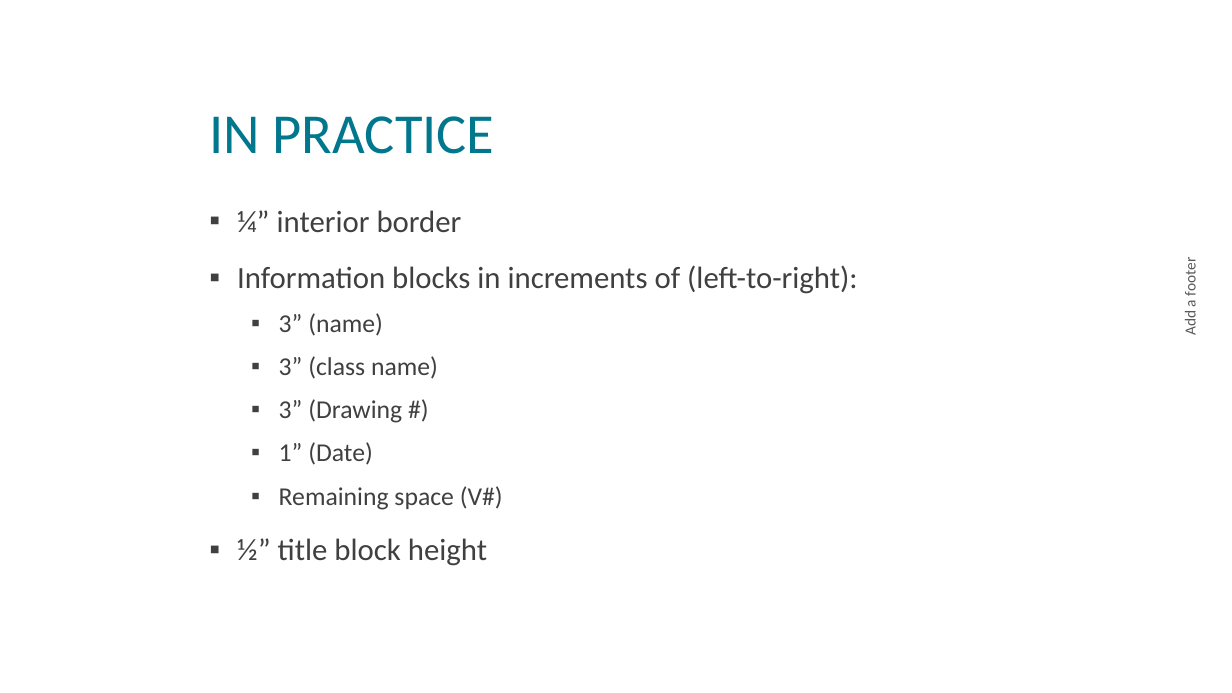
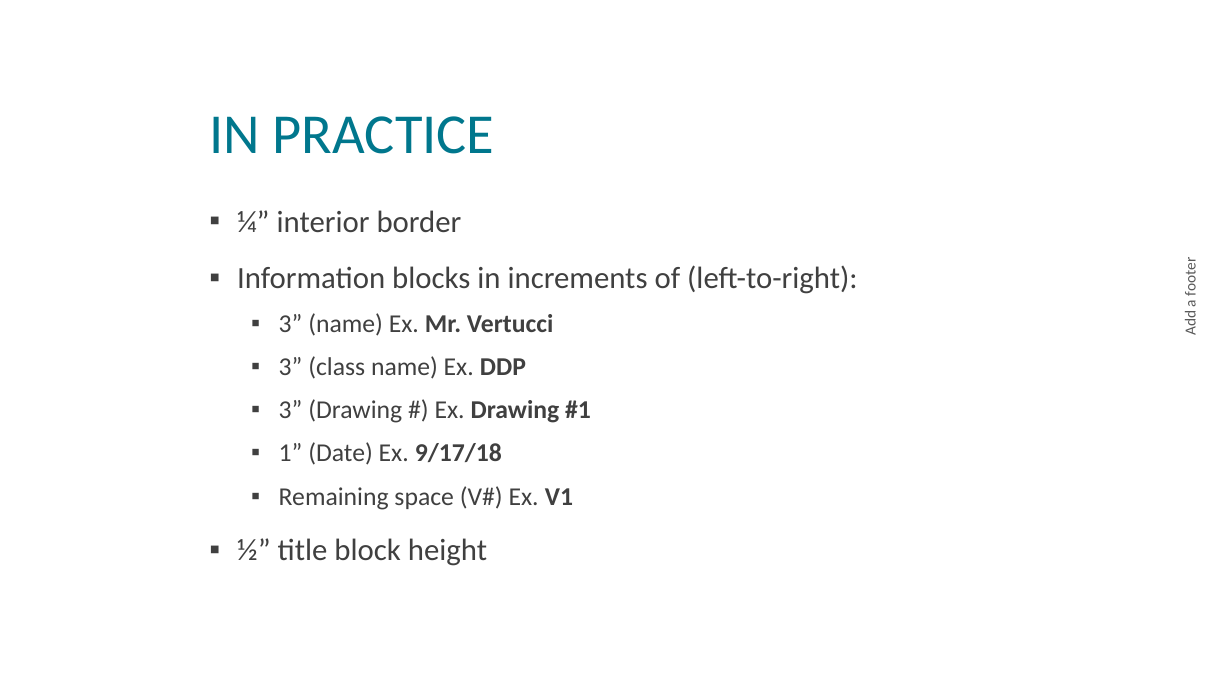
Before and after one commit to nickvertucci/Technology-Education-Curriculum, a slide deck: slide 4 of High School/Design and Drawing for Production/Unit 2 - Title Block/Section 1 - Title Block Design/Assets/Unit 2 - Section 1 - Title Block Design.pptx. Drawn at 1232x693 pixels with LibreOffice and Linux fonts; fonts in the diff are those of the drawing; background and template pictures are left out. Boxes give left, top, right and bottom in pixels: in the first picture for what was removed or moved away, otherwise in the second. Text is boxed around its words. In the diff, an @@ line names an element or a change of style, - is before the commit and + after.

```diff
--- a/High School/Design and Drawing for Production/Unit 2 - Title Block/Section 1 - Title Block Design/Assets/Unit 2 - Section 1 - Title Block Design.pptx
+++ b/High School/Design and Drawing for Production/Unit 2 - Title Block/Section 1 - Title Block Design/Assets/Unit 2 - Section 1 - Title Block Design.pptx
@@ text at [279,313,591,510]: text changed @@
-  ▪ 3” (name)
-  ▪ 3” (class name)
-  ▪ 3” (Drawing #)
-  ▪ 1” (Date)
-  ▪ Remaining space (V#)
+  ▪ 3” (name) Ex. Mr. Vertucci
+  ▪ 3” (class name) Ex. DDP
+  ▪ 3” (Drawing #) Ex. Drawing #1
+  ▪ 1” (Date) Ex. 9/17/18
+  ▪ Remaining space (V#) Ex. V1
```
Also in this commit, not shown: 3 other files.
